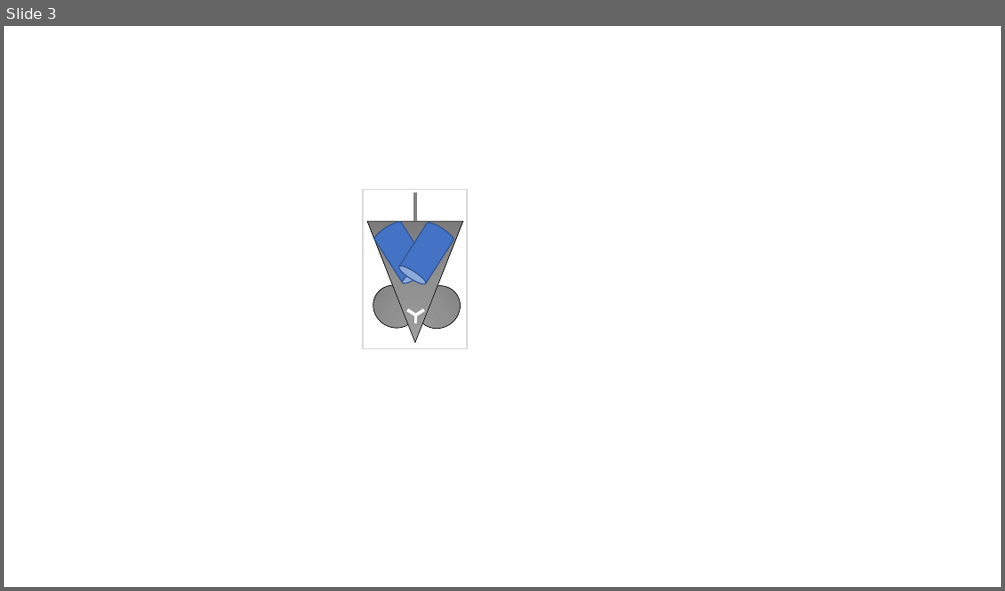
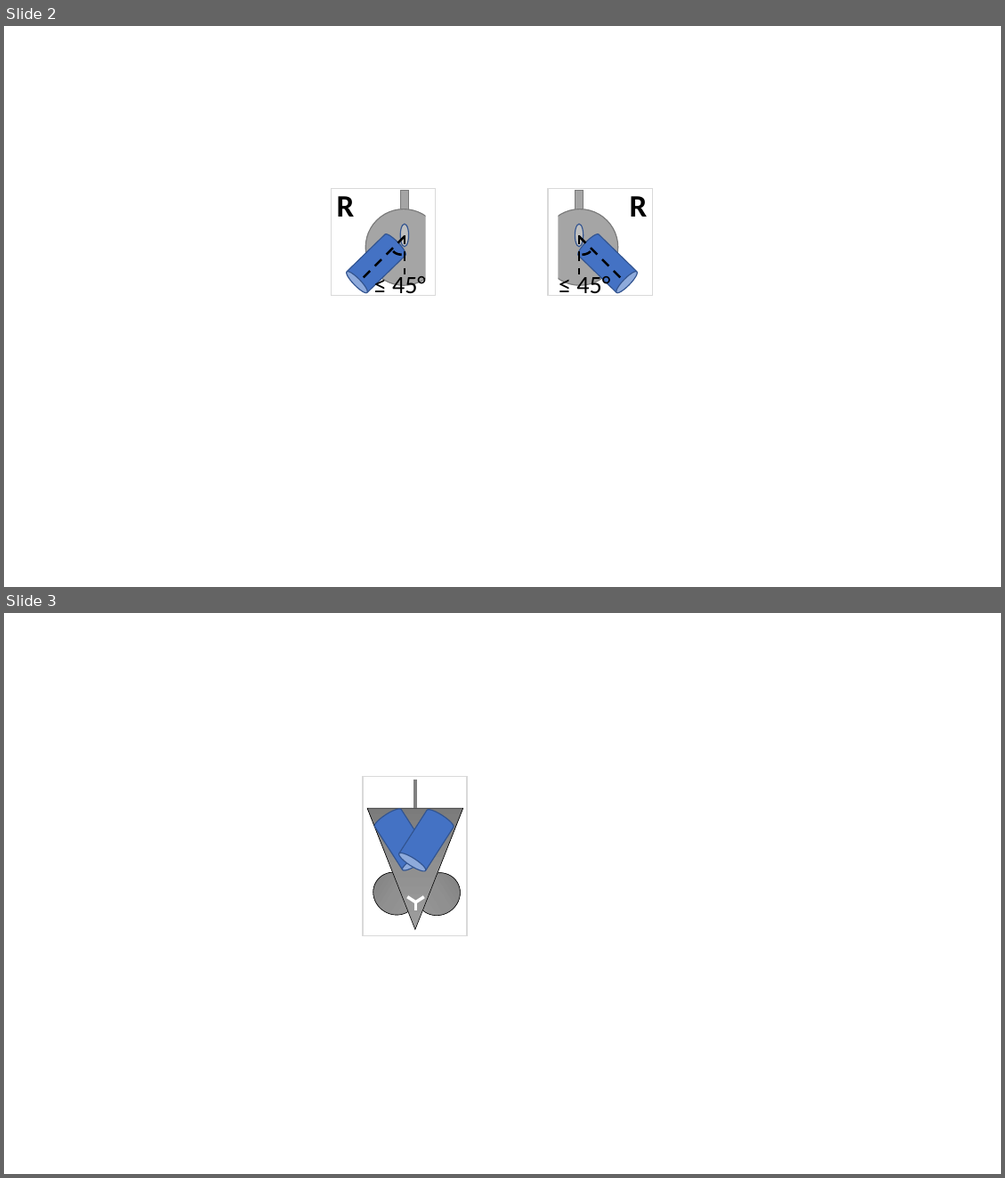
Before and after one commit to reshetovdenis/HindlimbClasping, a slide deck: limb_position.pptx. Shown one above the other, each under a label of ours: slide 3 before the commit, slides 2 and 3 after it. The pictures are 1005x591 and 1005x1178 pixels, drawn with LibreOffice and Linux fonts; fonts in the diff are those of the drawing. Boxes give left, top, right and bottom in pixels: in the first picture for what was removed or moved away, otherwise in the second. Text is boxed around its words. In the diff, an @@ line names an element or a change of style, - is before the commit and + after.

```diff
--- a/limb_position.pptx
+++ b/limb_position.pptx
@@ slide 2 added at <box>4,26,1001,587</box>, background #FFFFFF @@
@@ group added at <box>332,189,446,352</box>: 3 rectangles, 2 ellipses, 2 lines, 2 texts, 1 cylinder, 1 arc (boxed as its full ellipse) @@
+≤ 45°
+R
@@ group added at <box>538,189,652,352</box>: 3 rectangles, 2 ellipses, 2 lines, 2 texts, 1 cylinder, 1 arc (boxed as its full ellipse) @@
+≤ 45°
+R
```
Also in this commit, not shown: 1 other slide added, 2 slides removed, 4 other files.
